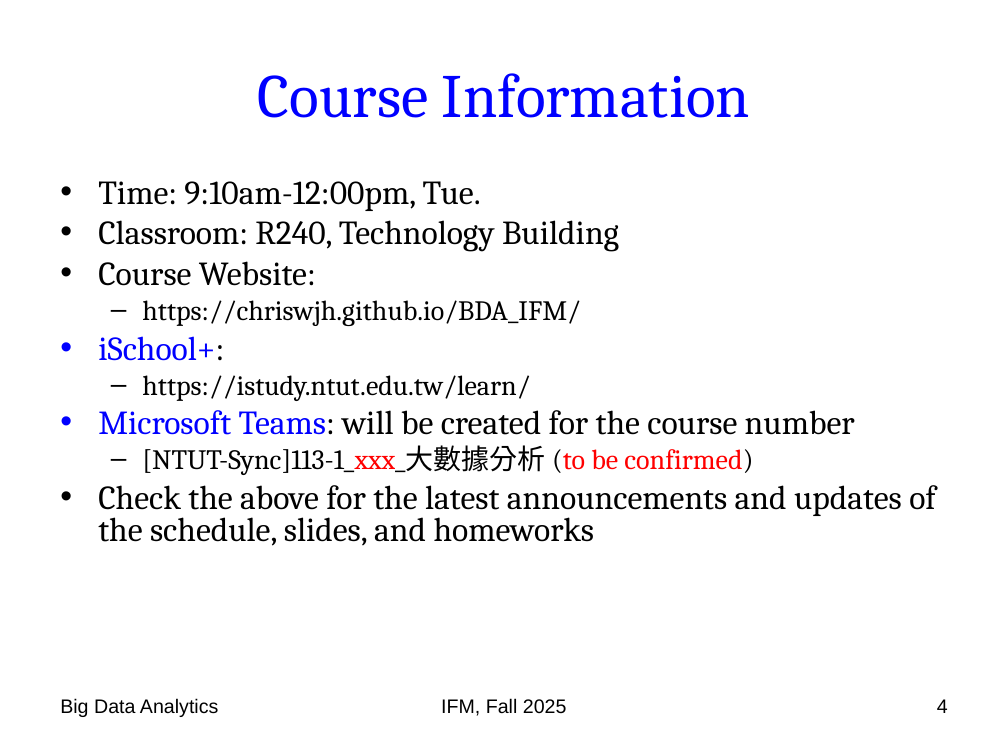
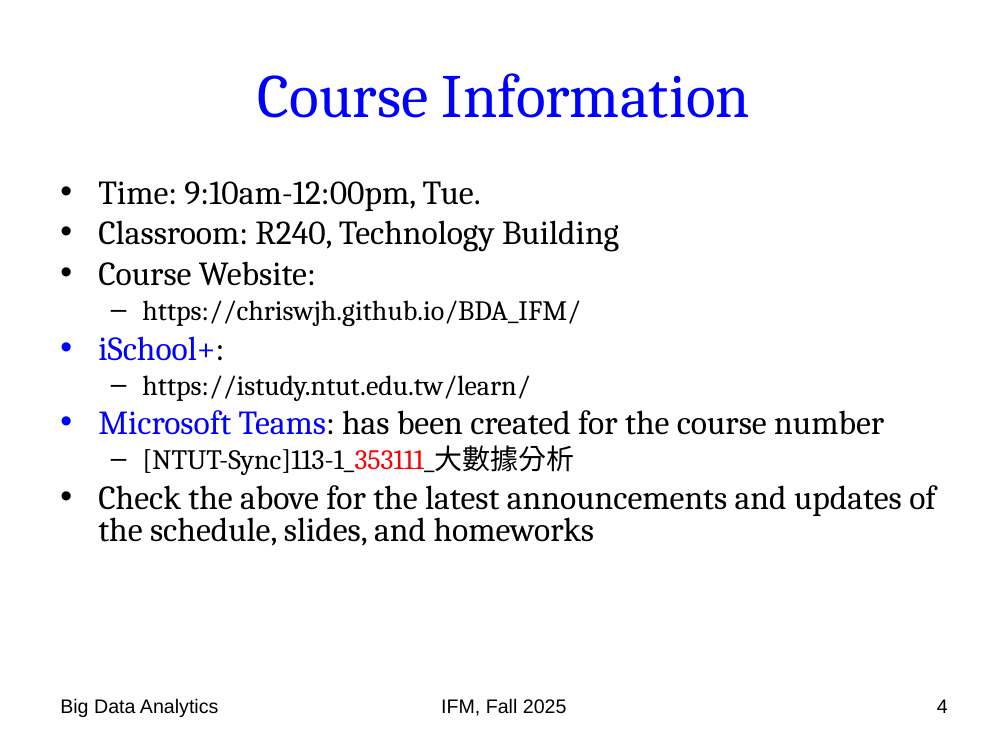
Before and after one commit to chriswjh/chriswjh.github.io, a slide deck: slide 4 of BDA_IFM/00-overview.ppt. Drawn at 1008x756 pixels with LibreOffice and Linux fonts; fonts in the diff are those of the drawing. Boxes give left, top, right and bottom in pixels: in the first picture for what was removed or moved away, otherwise in the second. Text is boxed around its words. In the diff, an @@ line names an element or a change of style, - is before the commit and + after.

```diff
--- a/BDA_IFM/00-overview.ppt
+++ b/BDA_IFM/00-overview.ppt
@@ text at [98,410,884,475]: text changed @@
-• Microsoft Teams: will be created for the course number
-  – [NTUT-Sync]113-1_xxx_大數據分析 (to be confirmed)
+• Microsoft Teams: has been created for the course number
+  – [NTUT-Sync]113-1_353111_大數據分析
```
Also in this commit, not shown: 3 other slides changed.
